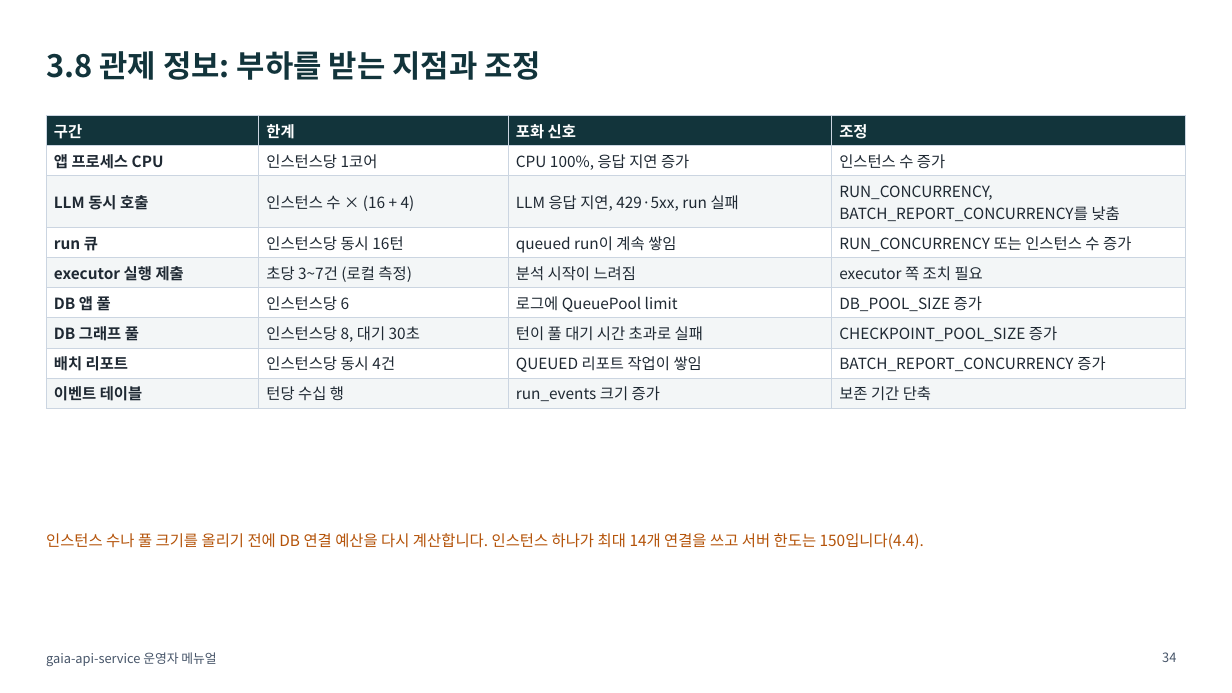
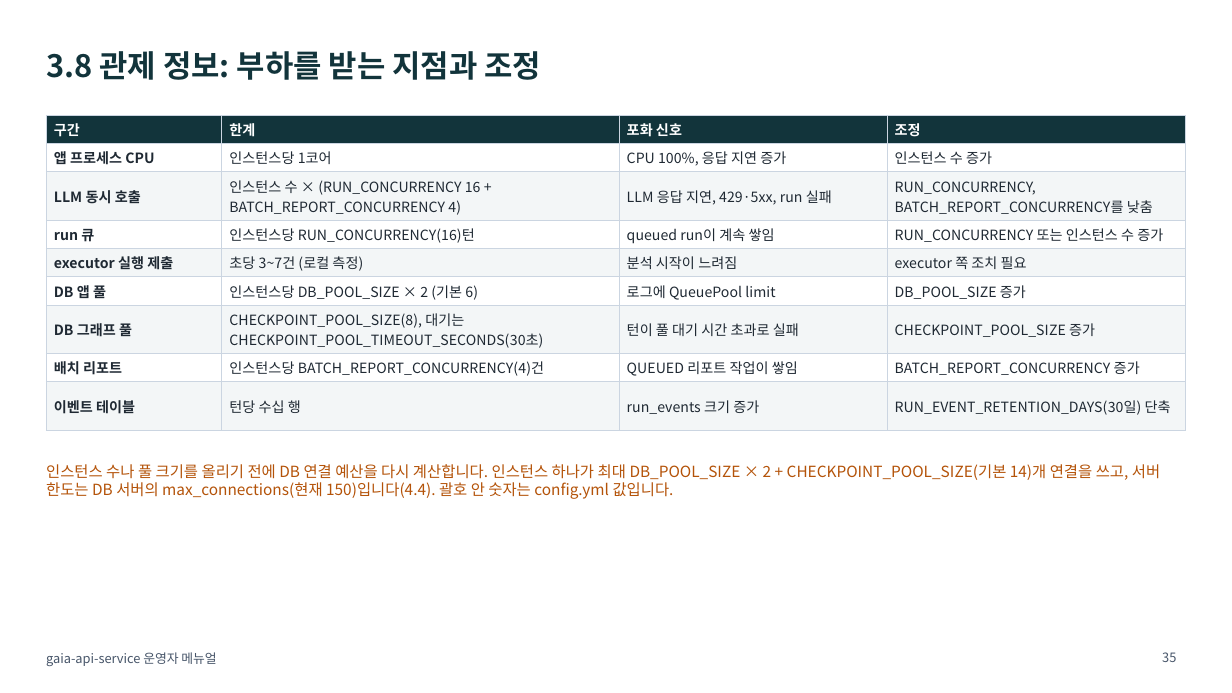
Before and after one commit to KimHwaJin/pr-agentic-service, a slide deck: slide 35 of docs/deliverables/08-operator-manual.pptx (slide 34 before the commit). Drawn at 1232x693 pixels with LibreOffice and Linux fonts; fonts in the diff are those of the drawing. Boxes give left, top, right and bottom in pixels: in the first picture for what was removed or moved away, otherwise in the second. Text is boxed around its words. In the diff, an @@ line names an element or a change of style, - is before the commit and + after.

```diff
--- a/docs/deliverables/08-operator-manual.pptx
+++ b/docs/deliverables/08-operator-manual.pptx
@@ table at [46,116,1186,419] @@
-row 3, column 2: 인스턴스 수 × (16 + 4)
+row 3, column 2: 인스턴스 수 × (RUN_CONCURRENCY 16 + BATCH_REPORT_CONCURRENCY 4)
-row 4, column 2: 인스턴스당 동시 16턴
+row 4, column 2: 인스턴스당 RUN_CONCURRENCY(16)턴
-row 6, column 2: 인스턴스당 6
+row 6, column 2: 인스턴스당 DB_POOL_SIZE × 2 (기본 6)
-row 7, column 2: 인스턴스당 8, 대기 30초
+row 7, column 2: CHECKPOINT_POOL_SIZE(8), 대기는 CHECKPOINT_POOL_TIMEOUT_SECONDS(30초)
-row 8, column 2: 인스턴스당 동시 4건
+row 8, column 2: 인스턴스당 BATCH_REPORT_CONCURRENCY(4)건
-row 9, column 4: 보존 기간 단축
+row 9, column 4: RUN_EVENT_RETENTION_DAYS(30일) 단축
@@ size 12 to 11 pt in "구간", "한계", "포화 신호", "조정" and 26 more places @@
@@ text at [46,464,1160,499]: text changed @@
-인스턴스 수나 풀 크기를 올리기 전에 DB 연결 예산을 다시 계산합니다. 인스턴스 하나가 최대 14개 연결을 쓰고 서버 한도는 150입니다(4.4).
+인스턴스 수나 풀 크기를 올리기 전에 DB 연결 예산을 다시 계산합니다. 인스턴스 하나가 최대 DB_POOL_SIZE × 2 + CHECKPOINT_POOL_SIZE(기본 14)개 연결을 쓰고, 서버 한도는 DB 서버의 max_connections(현재 150)입니다(4.4). 괄호 안 숫자는 config.yml 값입니다.
@@ page number at [1162,652,1176,662]: text changed @@
-34
+35
```
Also in this commit, not shown: 19 other slides changed, 1 slide added, 5 other files.
